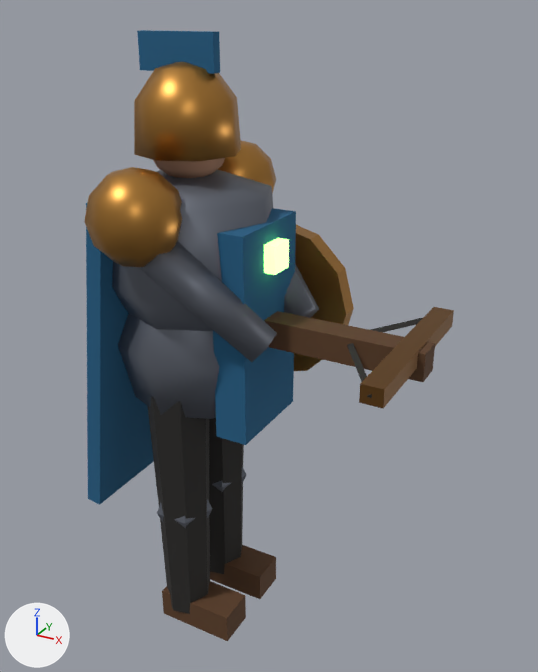
Two versions of the glTF model godot/assets/models/soldier.glb, one commit apart.
Camera for both pictures: a 50 mm camera at (1.21, -1.738, 1.924) aimed at (0.221, 0.059, 1.025). Arrows for +X, +Y and +Z are at lower left; the lights stay in place. The picture after the commit comes second. Vertices at exactly the same position are counted once.

Objects in the first picture: 'soldier'.
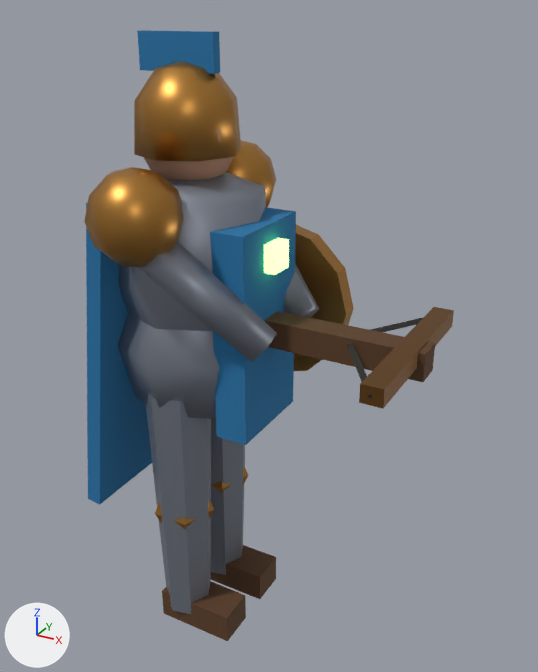
Changed parts and their boxes [x1, y1, x2, y2] in the pictures (538 x 672 px; the box of a moved part takes in the faces that stretch with it):
'soldier', recoloured, reshaped
    both: [84, 30, 454, 641]
part 1 of me_soldier, added (brown)
    after: [144, 125, 237, 180]
part 2 of me_soldier, deleted (brown)
    before: [153, 158, 225, 178]
part 3 of me_soldier, moved or reshaped
    before: [112, 170, 273, 614]
    after: [119, 172, 266, 614]
part 4 of me_soldier, recoloured
    before: [153, 397, 244, 608]
    after: [149, 394, 210, 610]
part 5 of me_soldier, recoloured
    both: [157, 470, 246, 528]

The change, as a diff of the scene's bpy script:
```diff
--- a/godot/assets/models/soldier.glb.py
+++ b/godot/assets/models/soldier.glb.py
@@ mat_mail @@
 mat_mail = principled_material('mail')
-mat_mail.base_color = (0.15, 0.165, 0.202)  # grey #6c717c
+mat_mail.base_color = (0.254, 0.279, 0.332)  # grey #8a909c
 mat_mail.metallic = 0.6
@@ mat_cloth @@
 mat_cloth = principled_material('cloth')
-mat_cloth.base_color = (0.0137, 0.114, 0.238)  # blue #1f5f86
+mat_cloth.base_color = (0.0176, 0.175, 0.392)  # blue #2474a8
 mat_cloth.roughness = 0.95
@@ me_soldier @@
 me_soldier.from_pydata(...)  # 440 vertices, 804 faces; spans x -0.28..0.73, y -0.38..0.41, z 0.0..1.87
 # used by ob_soldier; location = (0.0, 0.0, 0.0)
+# me_soldier part 1: a new loose piece, a UV sphere (10 segments, 7 rings, poles along z) spanning x -0.13..0.13, y -0.14..0.14, z 1.46..1.74, in mat_skin (brown #c49478)
+# me_soldier part 2: the loose piece of 62 vertices spanning x -0.11..0.11, y -0.12..0.12, z 1.48..1.72 is deleted
+# me_soldier part 3
+# 7 vertices are removed from x -0.02..0.08, y -0.19..0.19, z 0.44
+# 46 faces are deleted
+# 26 vertices move from x -0.26..0.26, y -0.26..0.26, z 0.35..1.45 to x -0.23..0.23, y -0.23..0.23, z 0.34..1.45
+# 7 vertices are added at x -0.02..0.09, y -0.2..0.2, z 0.44
+# 46 new faces join them, mat_mail (grey #8a909c)
+# me_soldier part 4: 40 faces spanning x -0.09..0.11, y -0.21..0.21, z 0.05..0.88 switch from mat_dark (black #2e2c2a) to mat_mail (grey #8a909c)
+# me_soldier part 5: 60 faces spanning x -0.1..0.1, y -0.19..0.21, z 0.34..0.54 switch from mat_mail (grey #6c717c) to mat_bronze (orange #b8843f)
 me_soldier.materials.append(mat_oak)
```
